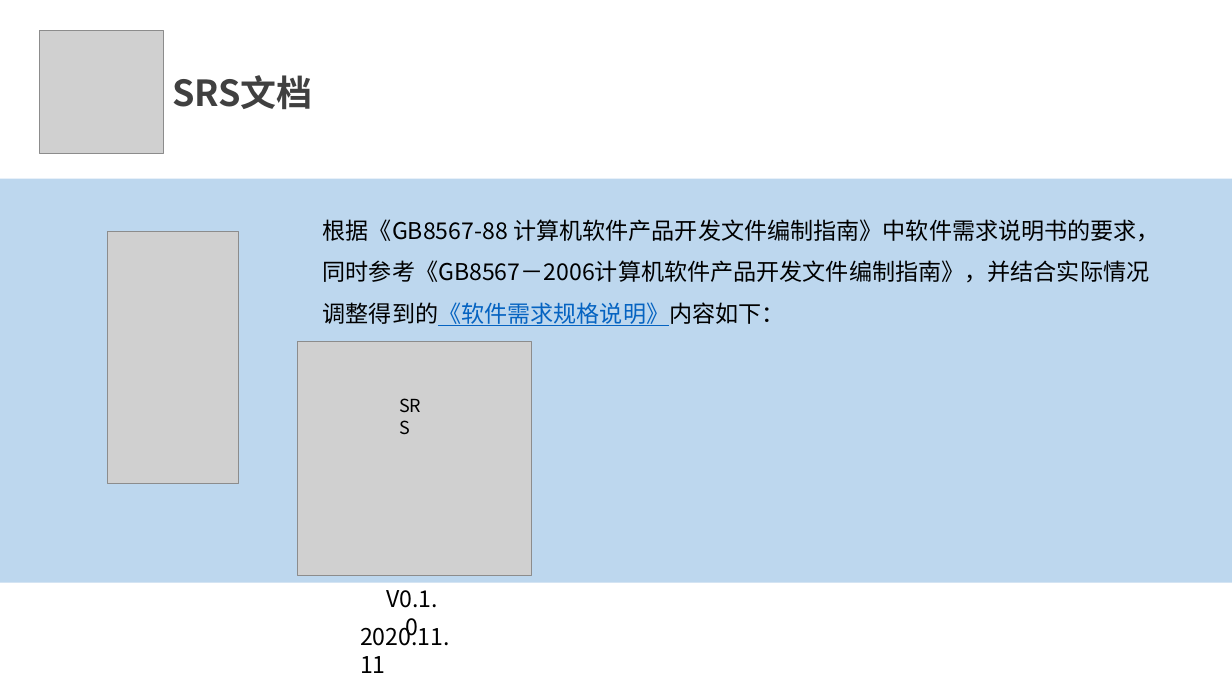
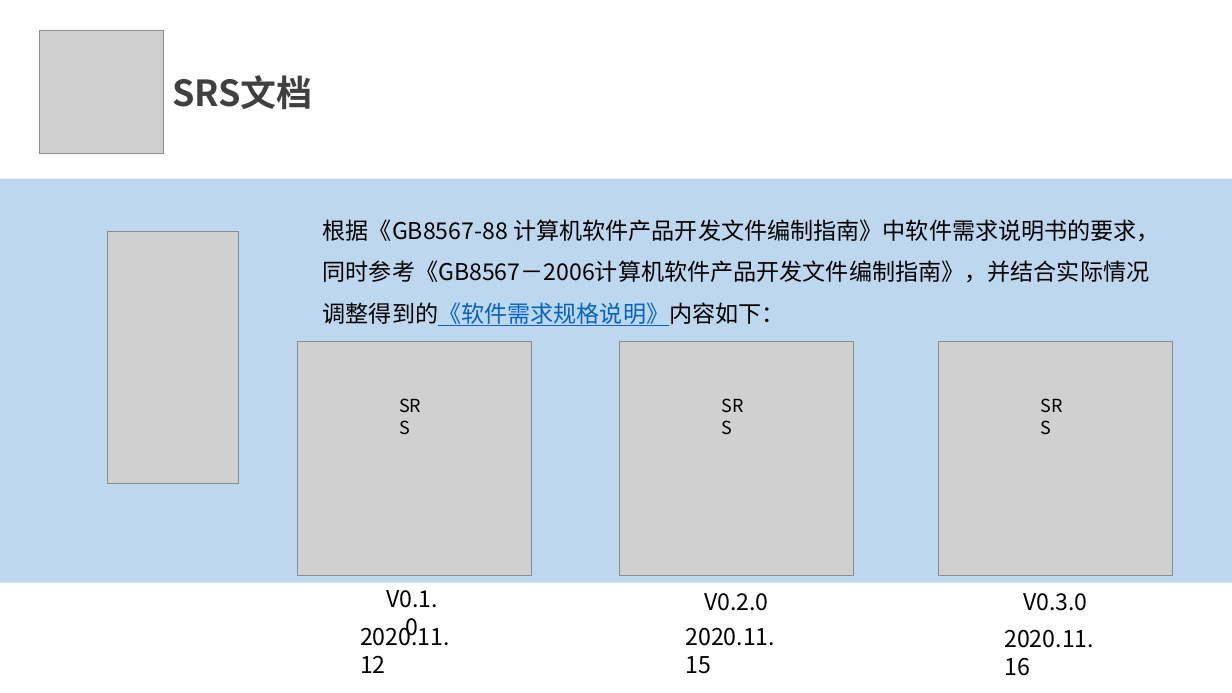
Before and after one commit to SE2020-G7/footprint, a slide deck: slide 13 of 评审PPT/需求分析/项目需求设计-G07.pptx. Drawn at 1232x693 pixels with LibreOffice and Linux fonts; fonts in the diff are those of the drawing; grey boxes stand for pictures. Boxes give left, top, right and bottom in pixels: in the first picture for what was removed or moved away, otherwise in the second. Text is boxed around its words. In the diff, an @@ line names an element or a change of style, - is before the commit and + after.

```diff
--- a/评审PPT/需求分析/项目需求设计-G07.pptx
+++ b/评审PPT/需求分析/项目需求设计-G07.pptx
@@ picture added at (x1=619, y1=341, x2=854, y2=576) @@
@@ picture added at (x1=939, y1=341, x2=1174, y2=576) @@
@@ text added at (x1=713, y1=390, x2=762, y2=421), 14 pt, text #000000 @@
+SRS
@@ text added at (x1=1031, y1=390, x2=1080, y2=421), 14 pt, text #000000 @@
+SRS
@@ text added at (x1=704, y1=593, x2=769, y2=611), 18 pt, text #000000 @@
+V0.2.0
@@ text added at (x1=1023, y1=593, x2=1088, y2=611), 18 pt, text #000000 @@
+V0.3.0
@@ text at (x1=360, y1=622, x2=450, y2=673): text changed @@
-2020.11.11
+2020.11.12
@@ text added at (x1=685, y1=627, x2=775, y2=674), 18 pt, text #000000 @@
+2020.11.15
@@ text added at (x1=1004, y1=629, x2=1094, y2=676), 18 pt, text #000000 @@
+2020.11.16
```
Also in this commit, not shown: 19 other slides changed, 2 slides added, 2 slides removed.
